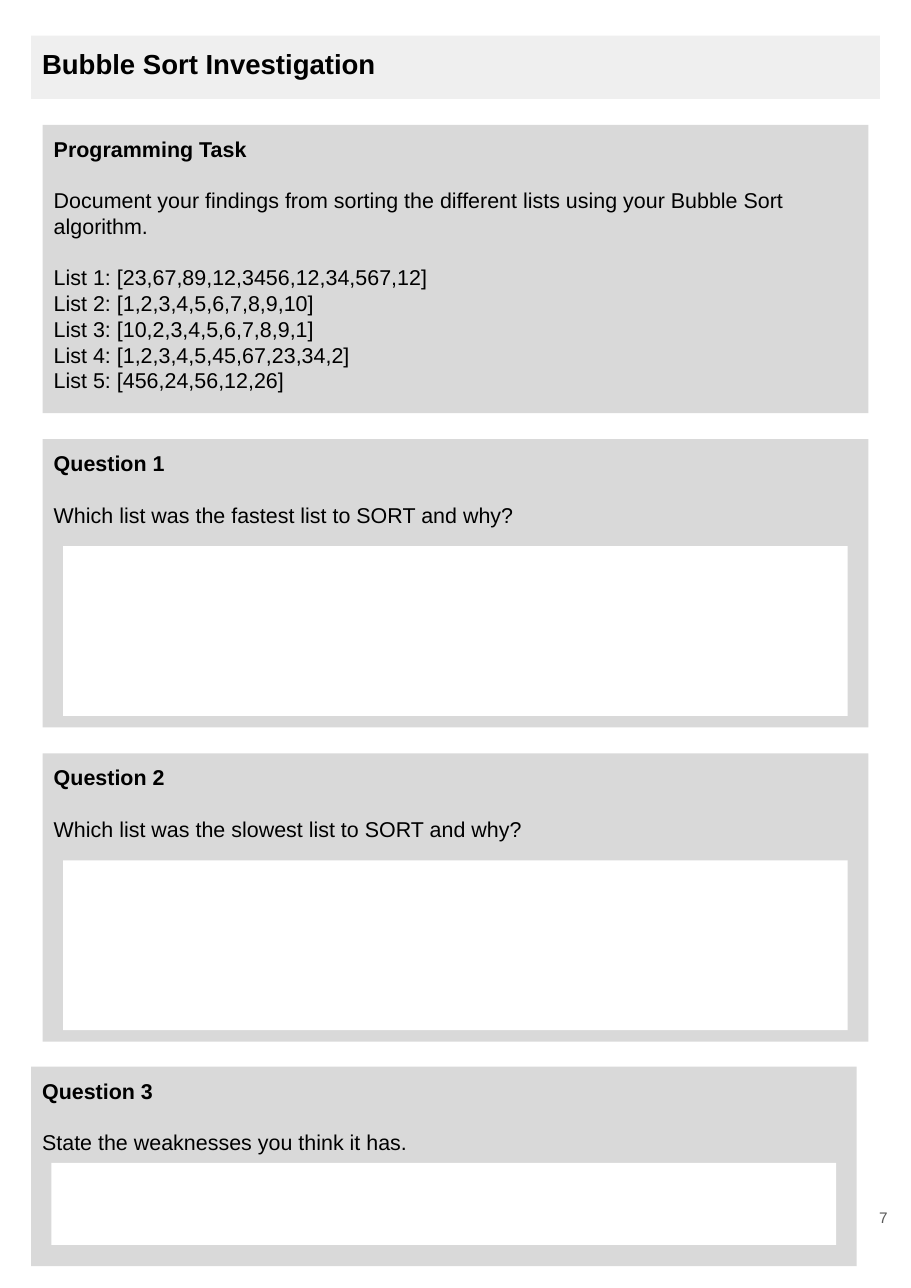
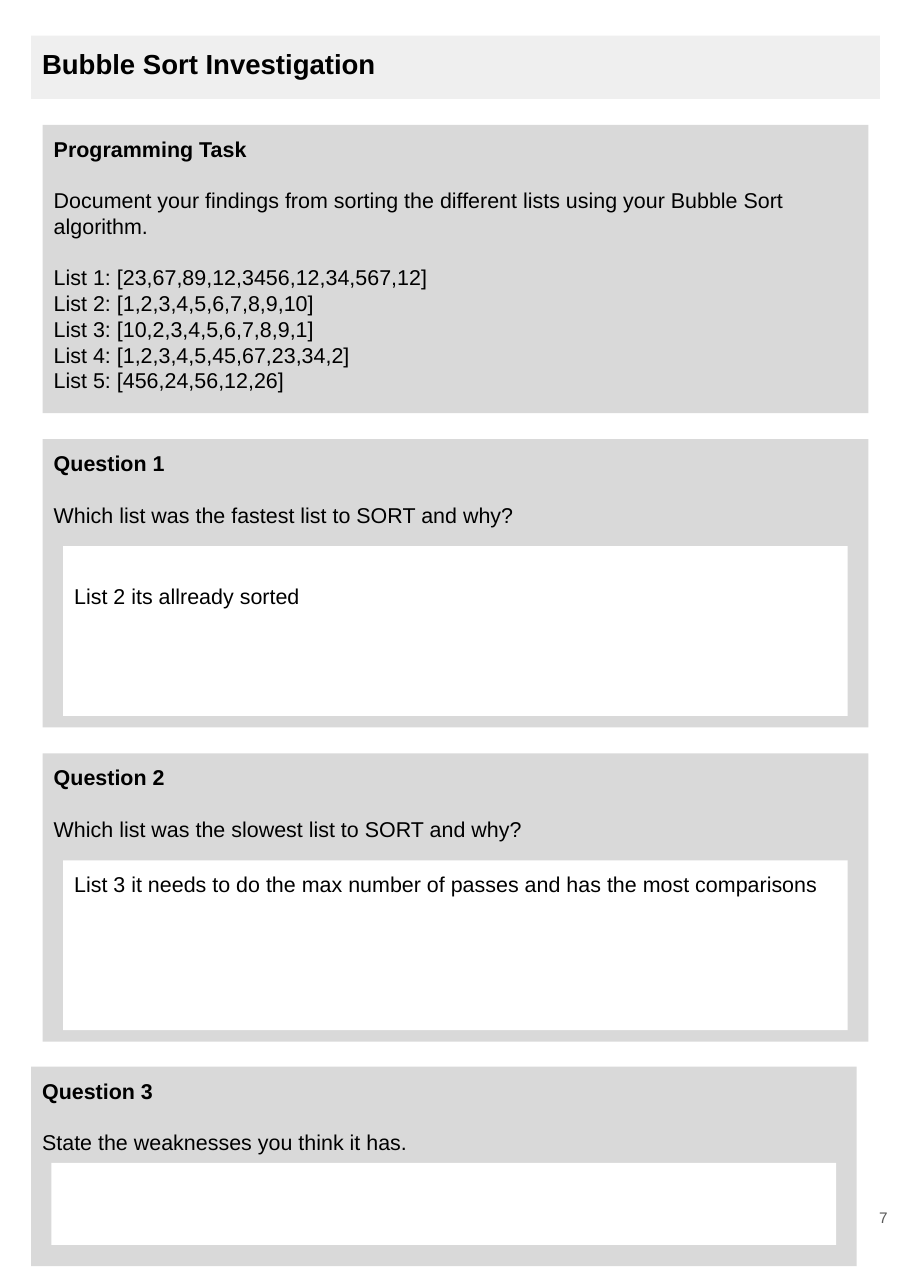
Before and after one commit to Ice424/CS-ALevel, a slide deck: slide 7 of python/Sorting Algorithms/V2.0 4.3.5 Sorting Algorithms.pptx. Drawn at 911x1288 pixels with LibreOffice and Linux fonts; fonts in the diff are those of the drawing. Boxes give left, top, right and bottom in pixels: in the first picture for what was removed or moved away, otherwise in the second. Text is boxed around its words. In the diff, an @@ line names an element or a change of style, - is before the commit and + after.

```diff
--- a/python/Sorting Algorithms/V2.0 4.3.5 Sorting Algorithms.pptx
+++ b/python/Sorting Algorithms/V2.0 4.3.5 Sorting Algorithms.pptx
@@ text in rectangle at (74, 588, 300, 609): text added @@
+List 2 its allready sorted
@@ text in rectangle at (74, 876, 817, 897): text added @@
+List 3 it needs to do the max number of passes and has the most comparisons
```
Also in this commit, not shown: 3 other slides changed, 2 other files.
